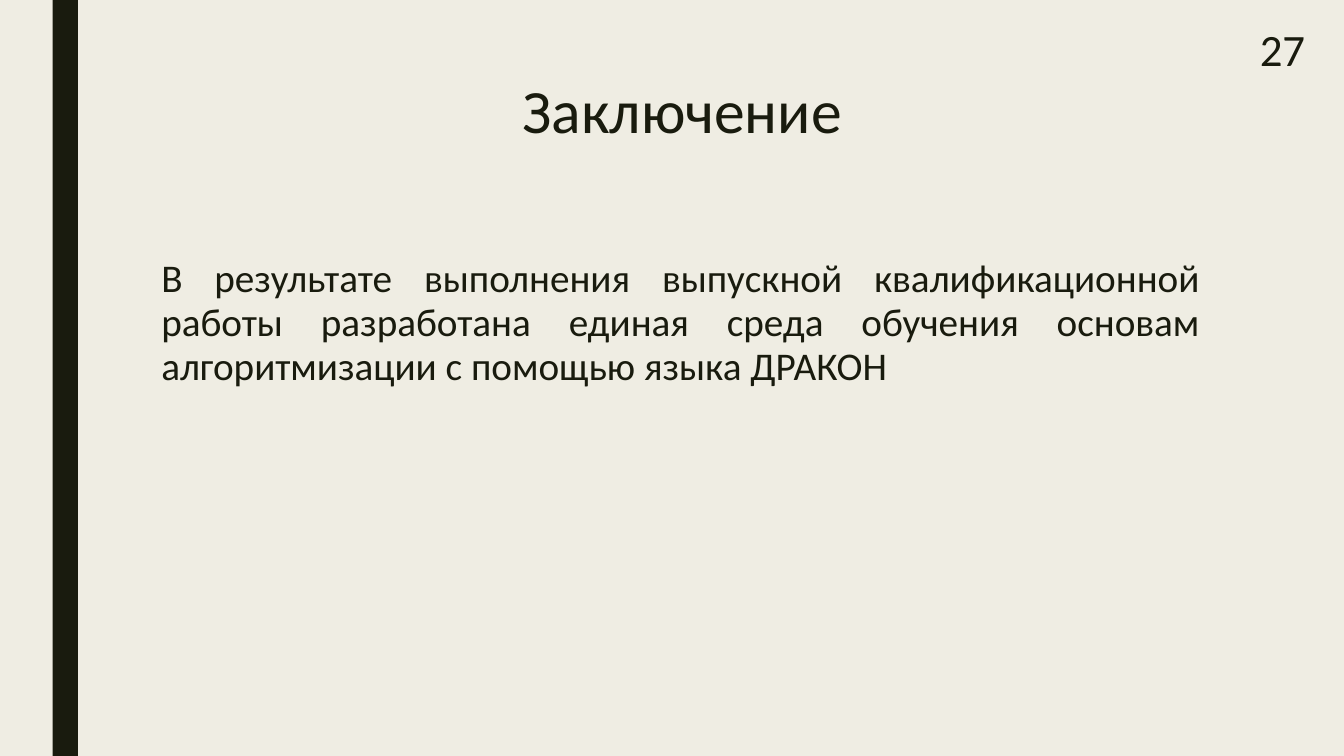
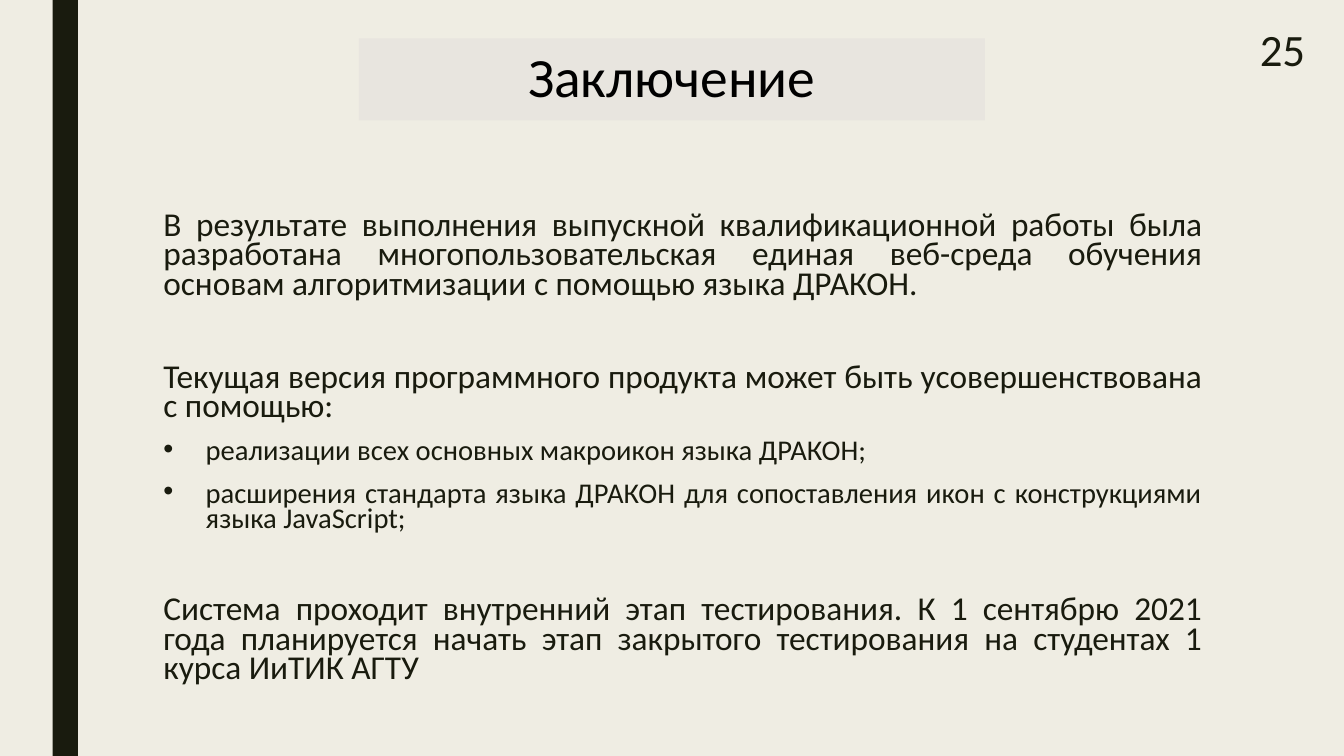
Before and after one commit to samarsky-canary/dragon, a slide deck: slide 25 of dizdocs/bakalavr.pptx (slide 27 before the commit). Drawn at 1344x756 pixels with LibreOffice and Linux fonts; fonts in the diff are those of the drawing. Boxes give left, top, right and bottom in pixels: in the first picture for what was removed or moved away, otherwise in the second. Text is boxed around its words. In the diff, an @@ line names an element or a change of style, - is before the commit and + after.

```diff
--- a/dizdocs/bakalavr.pptx
+++ b/dizdocs/bakalavr.pptx
@@ title "Заключение": place and size @@
-title "Заключение" at bbox=[523, 93, 842, 134]
+title "Заключение" at bbox=[359, 38, 985, 120]
@@ title "Заключение" at bbox=[359, 38, 985, 120]: size 44 to 39.6 pt, text colour #191B0E to #000000; vertical alignment top to middle; fill none to #E8E5DF; outline none to #897B61 2.75 pt @@
@@ page number at bbox=[1260, 37, 1305, 67]: text changed @@
-27
+25
@@ text at bbox=[163, 213, 1202, 685]: text changed; size 28 to 23.8 pt @@
-В результате выполнения выпускной квалификационной работы разработана единая среда обучения основам алгоритмизации с помощью языка ДРАКОН
+В результате выполнения выпускной квалификационной работы была разработана многопользовательская единая веб-среда обучения основам алгоритмизации с помощью языка ДРАКОН.
+Текущая версия программного продукта может быть усовершенствована с помощью:
+• реализации всех основных макроикон языка ДРАКОН;
+• расширения стандарта языка ДРАКОН для сопоставления икон с конструкциями языка JavaScript;
+Система проходит внутренний этап тестирования. К 1 сентябрю 2021 года планируется начать этап закрытого тестирования на студентах 1 курса ИиТИК АГТУ
```
Also in this commit, not shown: 21 other slides changed, 1 slide added, 3 slides removed, 5 other files.
